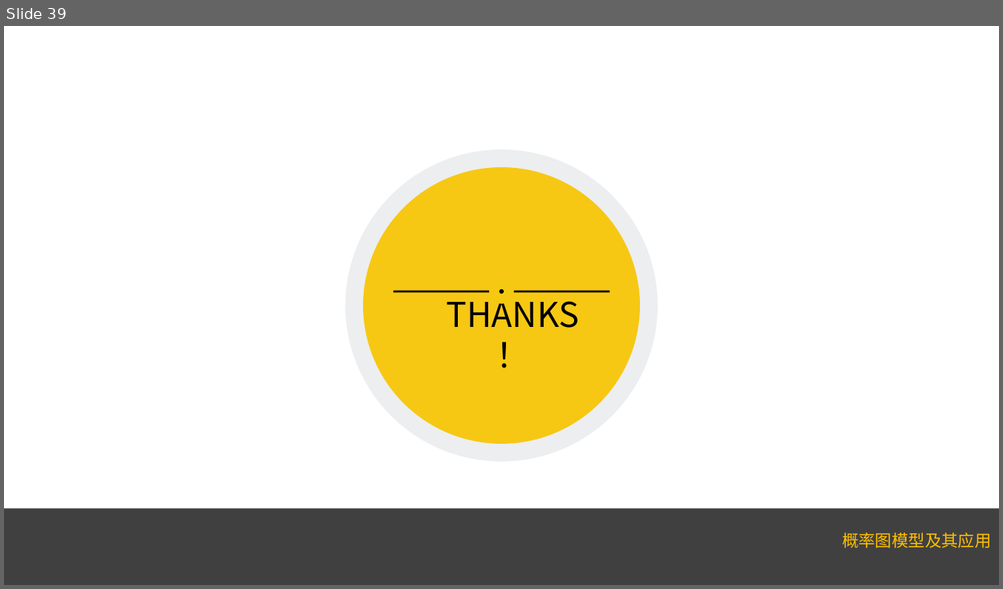
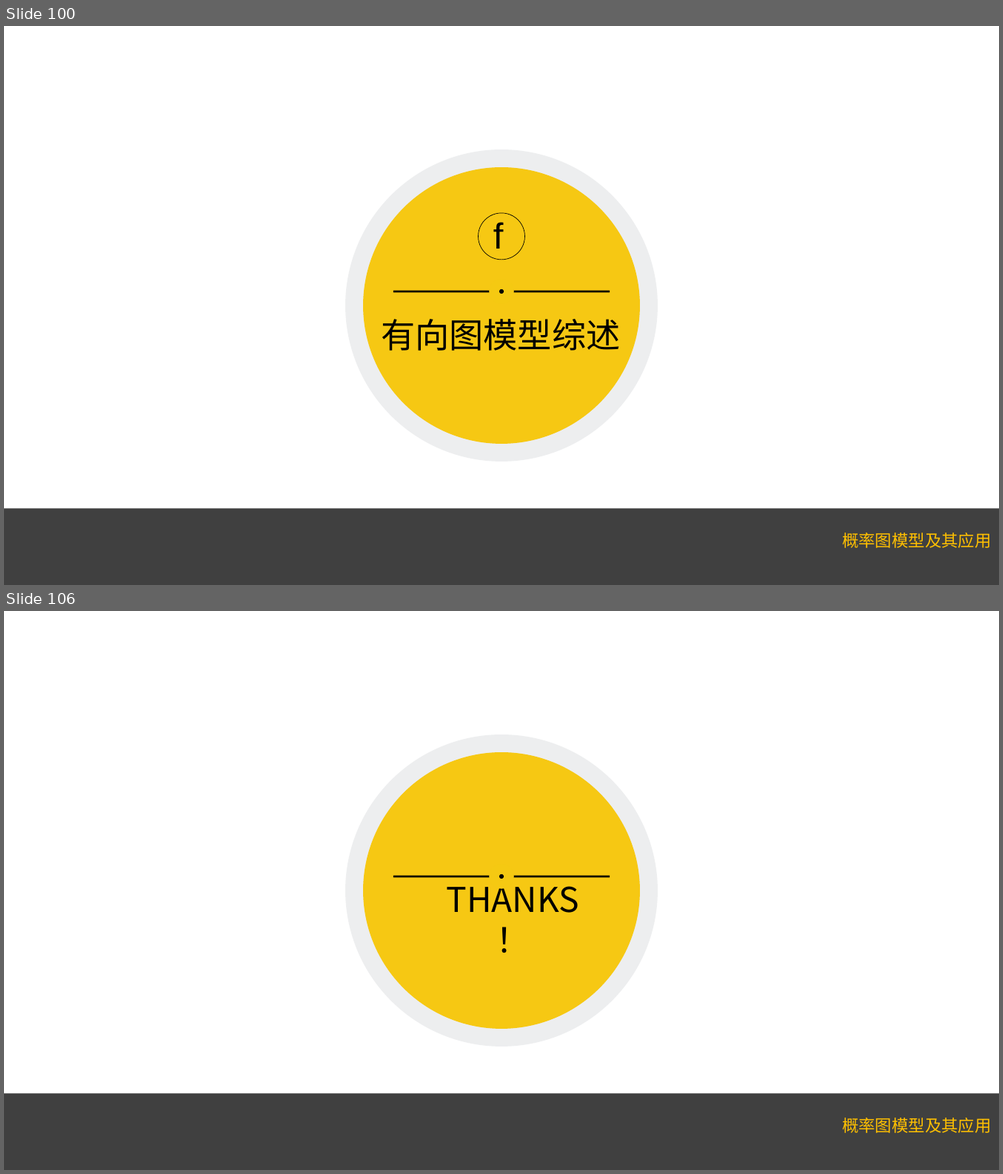
Before and after one commit to Lauralrf/Lauralrf.github.io, a slide deck: 3第三章有向图模型.pptx. Shown one above the other, each under a label of ours: slide 39 before the commit, slides 100 and 106 after it; the slides between them are not shown. The pictures are 1003x589 and 1003x1174 pixels, drawn with LibreOffice and Linux fonts; fonts in the diff are those of the drawing. Boxes give left, top, right and bottom in pixels: in the first picture for what was removed or moved away, otherwise in the second. Text is boxed around its words. In the diff, an @@ line names an element or a change of style, - is before the commit and + after.

```diff
--- a/3第三章有向图模型.pptx
+++ b/3第三章有向图模型.pptx
@@ slide 100 added at box(4, 26, 999, 585), background #FFFFFF; not listed: 2 template elements that a slide beside it also shows @@
@@ ellipse added at box(345, 150, 657, 462), fill #DCDEE0 at 50% opacity @@
@@ ellipse added at box(363, 167, 640, 444), fill #F6C813 @@
@@ ellipse added at box(478, 213, 524, 260), outline #000000 1 pt @@
@@ text added at box(493, 222, 504, 249), 70 pt, text #000000 @@
+f
@@ line added from (393, 292) to (609, 292), #000000 4 pt @@
@@ ellipse added at box(489, 279, 514, 304), fill #F5C912 @@
@@ ellipse added at box(499, 289, 504, 294), fill #000000 @@
@@ text added at box(381, 319, 620, 351), 66 pt, text #000000 @@
+有向图模型综述
@@ what was slide 39 is now slide 106 @@
```
Also in this commit, not shown: 66 other slides added, 4 other files.
